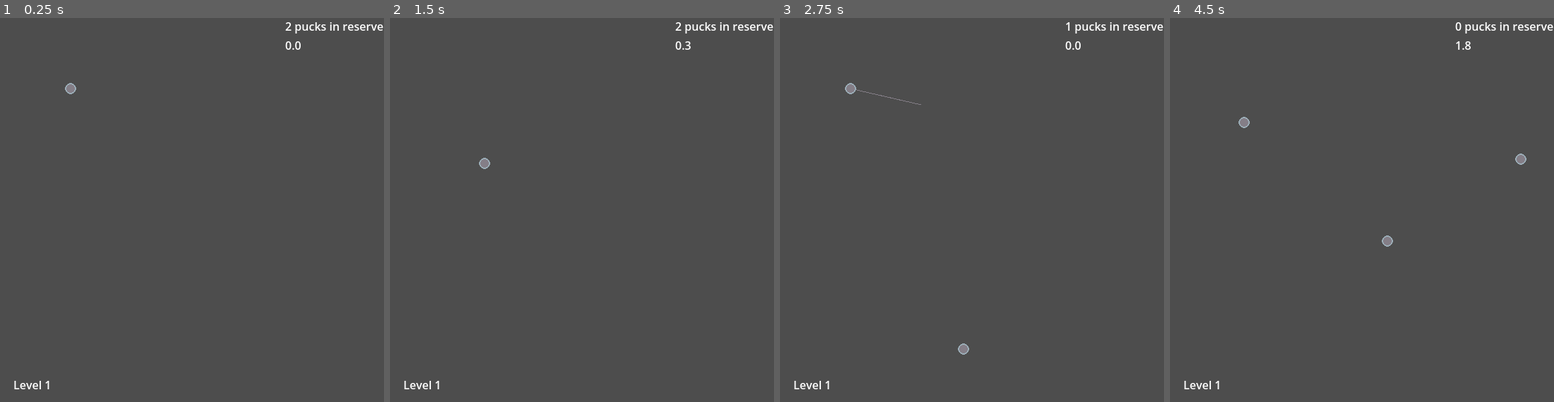
Above: before the commit, frames 1-4 (left to right).
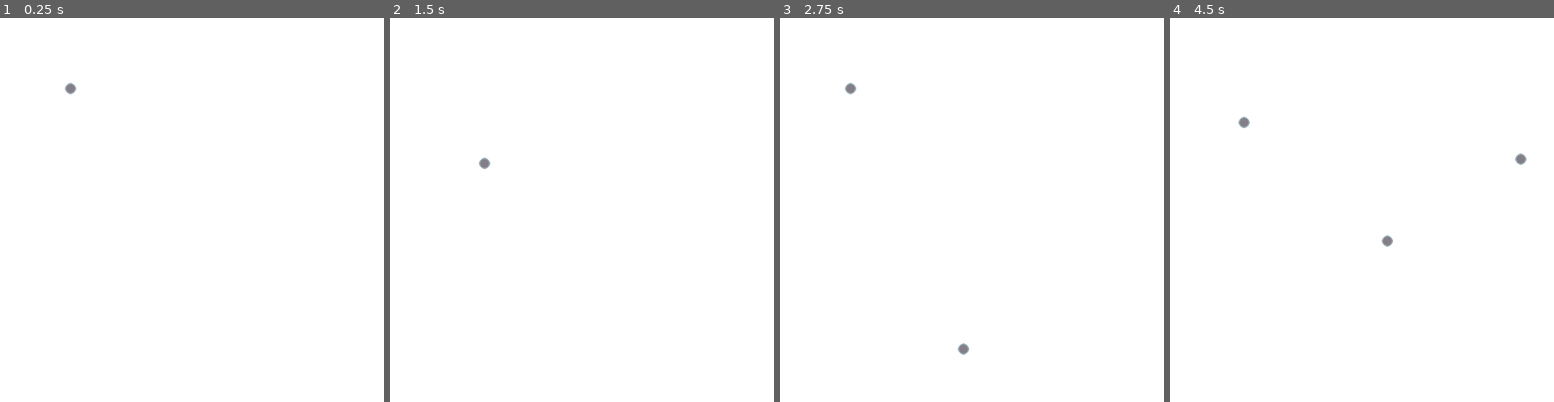
Above: after the commit, the same moments.

Repository: autumn-heights/levelherup-jam-2026
Game: Godot game, scene res://scenes/world.tscn
Same seed, same stepped clock (60 frames per second), same inputs: the game is played once before the commit and once after it.
Inputs (mouse positions are in pixels of both pictures, inside the frame that each line leads up to):
- Up to frame 1 (0.25 s): no input
- Up to frame 2 (1.5 s): tap Enter at 0.5 s; move the mouse to (666, 190) at 0.52 s; press the mouse at (666, 190) at 0.53 s; tap Space at 1.25 s; move the mouse to (505, 229) at 1.27 s; release the mouse at (505, 229) at 1.28 s; click (505, 229) at 1.35 s
- Up to frame 3 (2.75 s): tap Enter at 2 s; move the mouse to (1010, 125) at 2.02 s; press the mouse at (1010, 125) at 2.03 s
- Up to frame 4 (4.5 s): move the mouse to (1342, 286) at 2.77 s; release the mouse at (1342, 286) at 2.78 s; click (1342, 286) at 2.85 s; move the mouse to (1477, 267) at 3.52 s; press the mouse at (1477, 267) at 3.53 s; move the mouse to (1246, 152) at 4.27 s; release the mouse at (1246, 152) at 4.28 s; click (1246, 152) at 4.35 s

The runs differ from the first frame. In frame 1, 100% of the frame differs, in the area x 0-100%, y 0-100%; in frame 2, 100%; in frame 3, 100%; in frame 4, 100%.

Commit message:
simplified some logic

Diff:
--- a/fill-bucket-golf/scenes/thrower.gd
+++ b/fill-bucket-golf/scenes/thrower.gd
@@ -37,12 +37,7 @@
 	# Mouse in viewport coordinates.
 	if event is InputEventMouseMotion:
 		look_at(event.global_position)
-		if current_state == ControlState.STATE_READY:
-
-			current_angle = rotation;
-
-
-		elif current_state == ControlState.STATE_SETPOWER:
+		if current_state == ControlState.STATE_READY || current_state == ControlState.STATE_SETPOWER:
 
 			current_angle = rotation;
 
--- a/fill-bucket-golf/scenes/world.tscn
+++ b/fill-bucket-golf/scenes/world.tscn
@@ -85,4 +85,3 @@
 offset_bottom = 535.0
 
 [node name="LevelGrid" parent="." unique_id=742980925 instance=ExtResource("2_4wyf3")]
-visible = false
